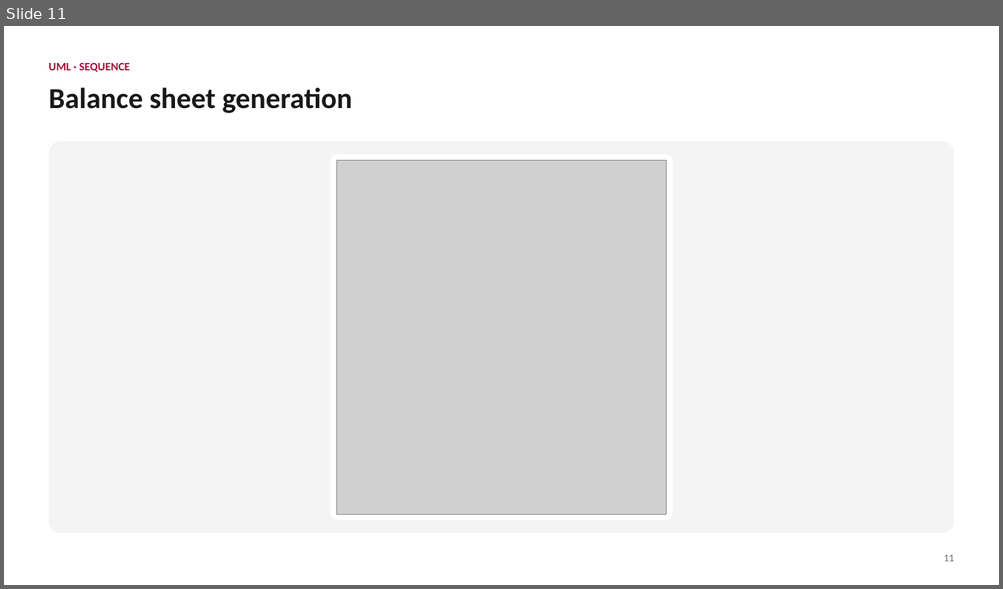
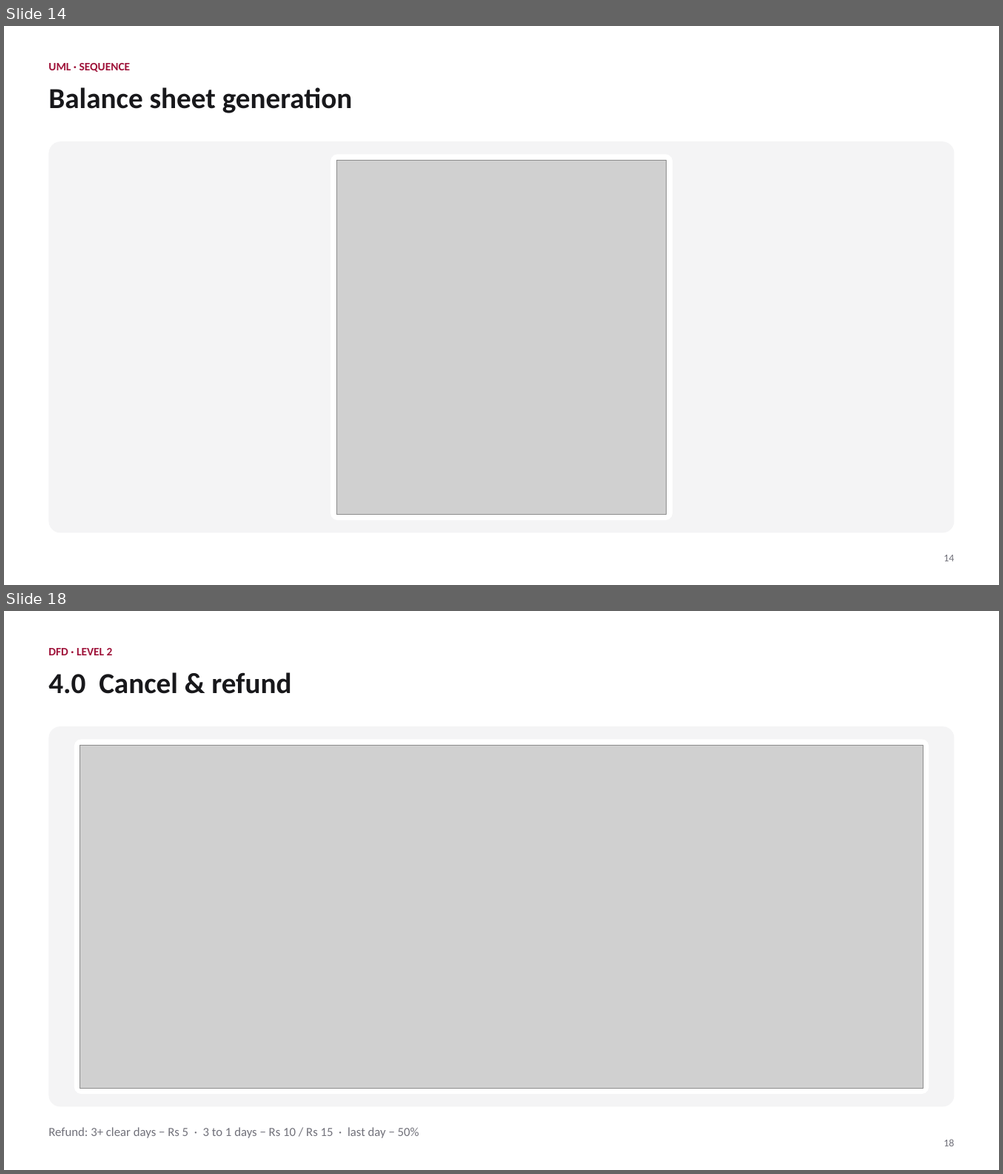
Before and after one commit to AbbasReads/SWE, a slide deck: SAMS.pptx. Shown one above the other, each under a label of ours: slide 11 before the commit, slides 14 and 18 after it; the slides between them are not shown. The pictures are 1003x589 and 1003x1174 pixels, drawn with LibreOffice and Linux fonts; fonts in the diff are those of the drawing; grey boxes stand for pictures. Boxes give left, top, right and bottom in pixels: in the first picture for what was removed or moved away, otherwise in the second. Text is boxed around its words. In the diff, an @@ line names an element or a change of style, - is before the commit and + after.

```diff
--- a/SAMS.pptx
+++ b/SAMS.pptx
@@ slide 18 added at (4,611,999,1170), background #FFFFFF @@
@@ text added at (48,648,113,655), 11 pt, text #9F1239, bold @@
+DFD · LEVEL 2
@@ text added at (48,672,291,694), 28 pt, text #18181B, bold @@
+4.0 Cancel & refund
@@ rounded rectangle added at (48,726,954,1107), fill #F4F4F5 @@
@@ rounded rectangle added at (74,739,928,1094), fill #FFFFFF @@
@@ picture added at (80,745,922,1088) @@
@@ text added at (48,1128,419,1139), 12 pt, text #71717A @@
+Refund: 3+ clear days − Rs 5 · 3 to 1 days − Rs 10 / Rs 15 · last day − 50%
@@ text added at (943,1139,953,1147), 10 pt, text #71717A @@
+18
@@ what was slide 11 is now slide 14 @@
@@ slide 14 changed as well @@
@@ text at (943,555,953,562): text changed @@
-11
+14
```
Also in this commit, not shown: 15 other slides changed, 11 other slides added, 1 slide removed, 11 other files.
